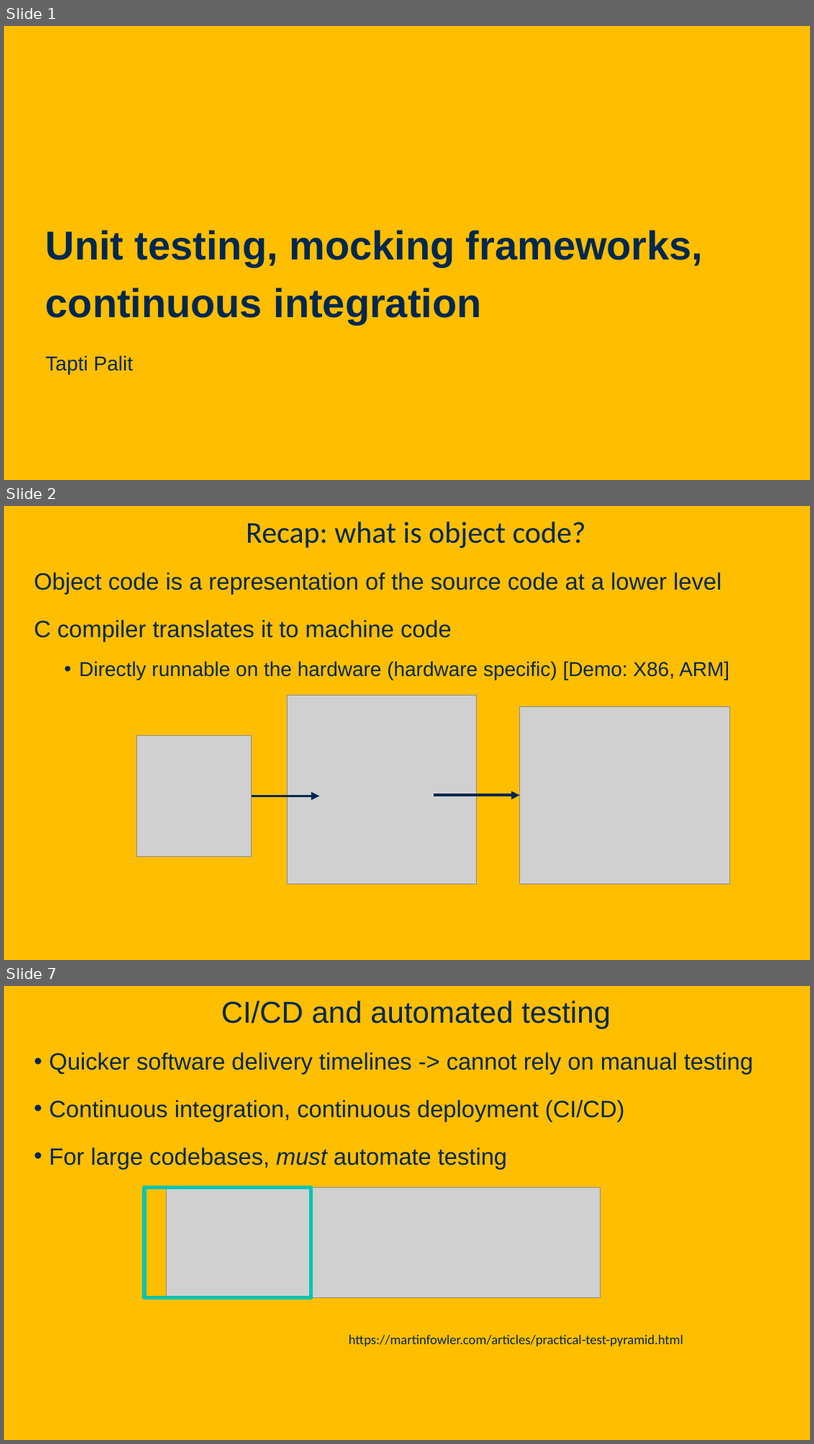
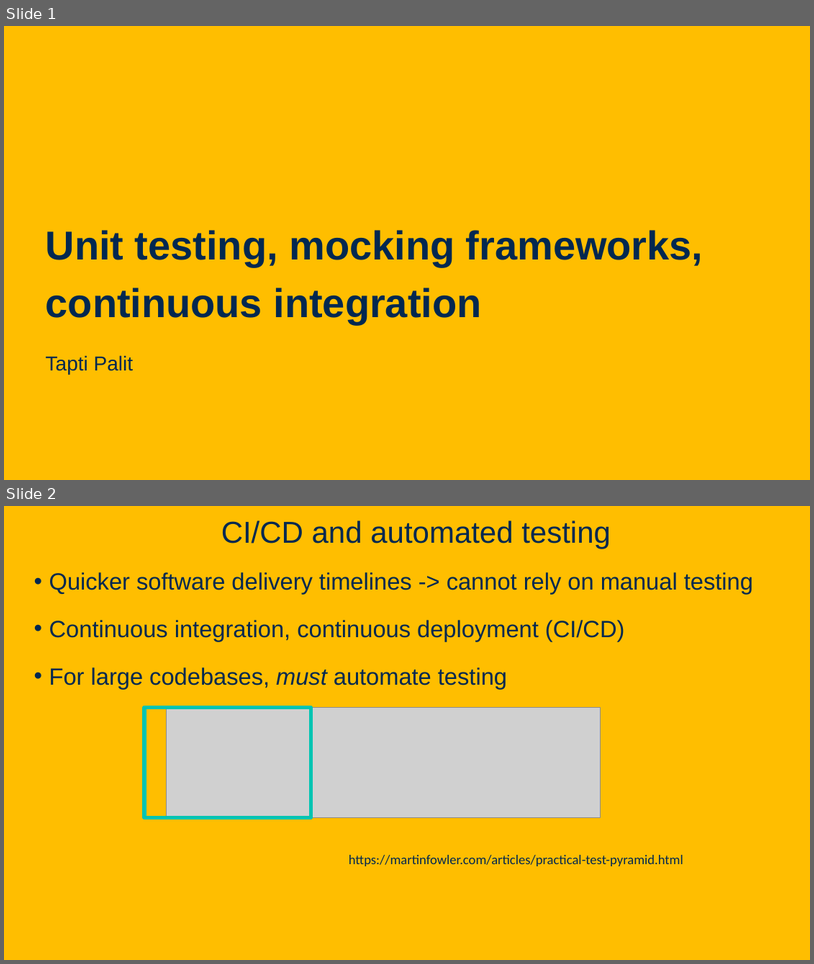
Before and after one commit to davsec-teaching/ecs160-f25, a slide deck: slides/4_unit_testing_mocking_frameworks_CI.pptx. Shown one above the other, each under a label of ours: slides 1, 2 and 7 before the commit, slides 1 and 2 after it; the slides between them are not shown. The pictures are 814x1444 and 814x964 pixels, drawn with LibreOffice and Linux fonts; fonts in the diff are those of the drawing; grey boxes stand for pictures; background and template pictures are left out. Boxes give left, top, right and bottom in pixels: in the first picture for what was removed or moved away, otherwise in the second. Text is boxed around its words. In the diff, an @@ line names an element or a change of style, - is before the commit and + after.

```diff
--- a/slides/4_unit_testing_mocking_frameworks_CI.pptx
+++ b/slides/4_unit_testing_mocking_frameworks_CI.pptx
@@ slide 2 removed at <box>4,506,810,960</box>, background picture (left out) @@
@@ title removed at <box>246,522,586,548</box> @@
-Recap: what is object code?
@@ text removed at <box>34,572,730,680</box> @@
-Object code is a representation of the source code at a lower level
-C compiler translates it to machine code
-  • Directly runnable on the hardware (hardware specific) [Demo: X86, ARM]
@@ picture removed at <box>287,695,477,883</box> @@
@@ picture removed at <box>520,707,730,883</box> @@
@@ picture removed at <box>137,735,252,856</box> @@
@@ arrow removed from (252, 795) to (320, 795) @@
@@ arrow removed from (434, 795) to (520, 795) @@
@@ what was slide 7 is now slide 2 @@
```
Also in this commit, not shown: 4 other slides removed, 2 other files.
